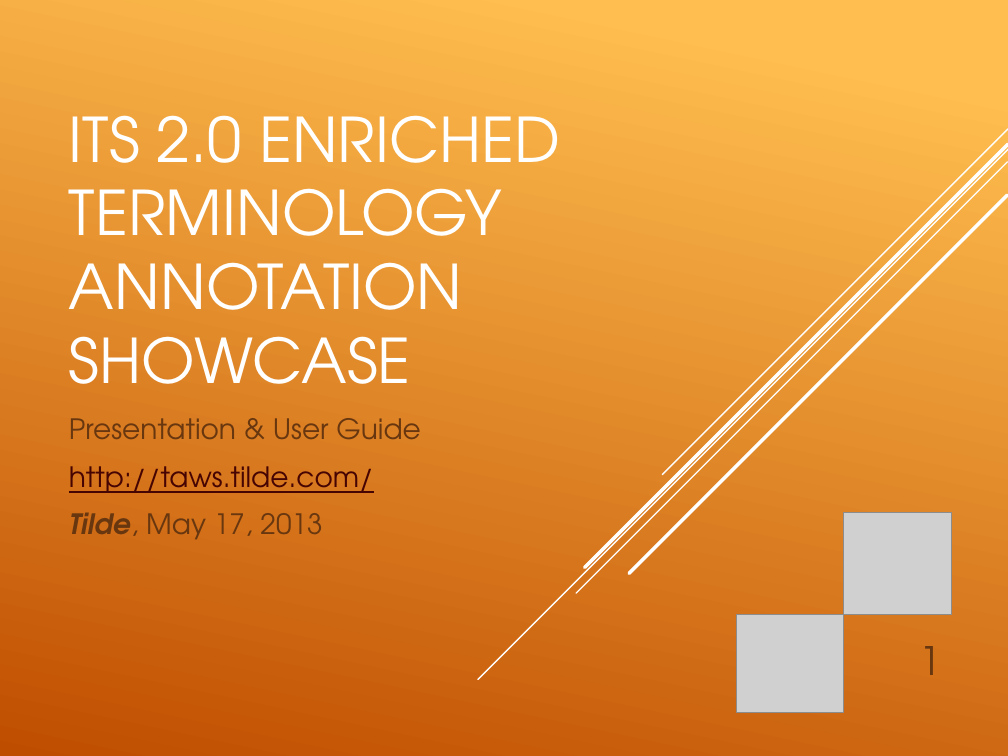
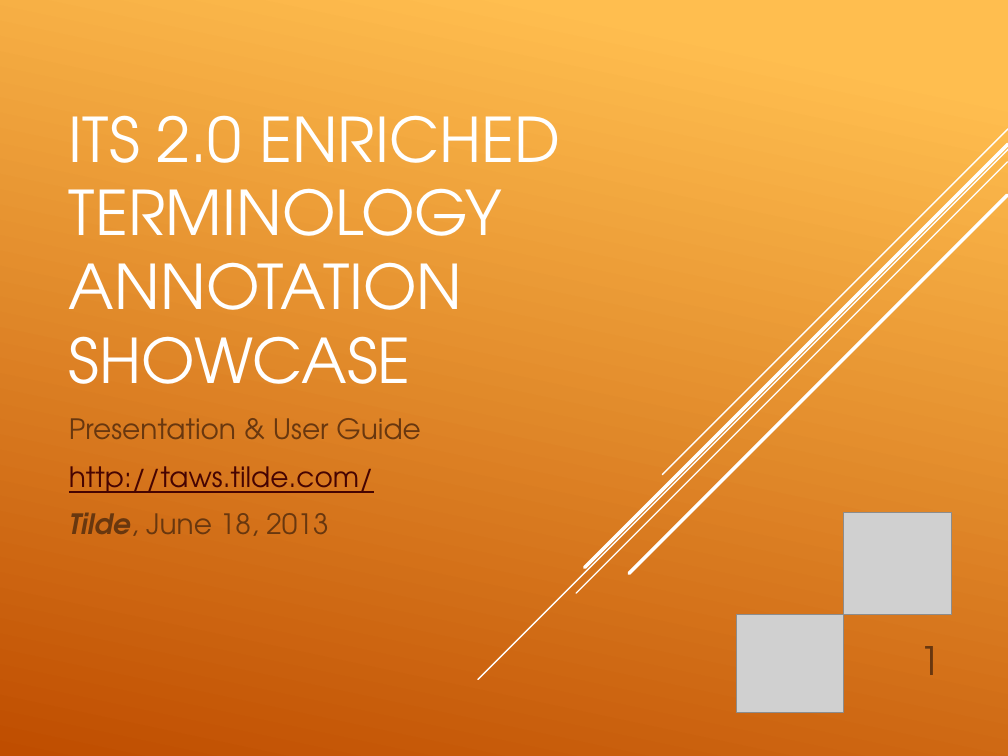
Before and after one commit to tilde-nlp/taws, a slide deck: slide 1 of Documentation/Terminology Annotation Use Case.pptx. Drawn at 1008x756 pixels with LibreOffice and Linux fonts; fonts in the diff are those of the drawing; grey boxes stand for pictures. Boxes give left, top, right and bottom in pixels: in the first picture for what was removed or moved away, otherwise in the second. Text is boxed around its words. In the diff, an @@ line names an element or a change of style, - is before the commit and + after.

Commit message:
Updated PPTX Presentation

```diff
--- a/Documentation/Terminology Annotation Use Case.pptx
+++ b/Documentation/Terminology Annotation Use Case.pptx
@@ subtitle at bbox=[69, 512, 328, 536]: text changed @@
-Tilde, May 17, 2013
+Tilde, June 18, 2013
```
